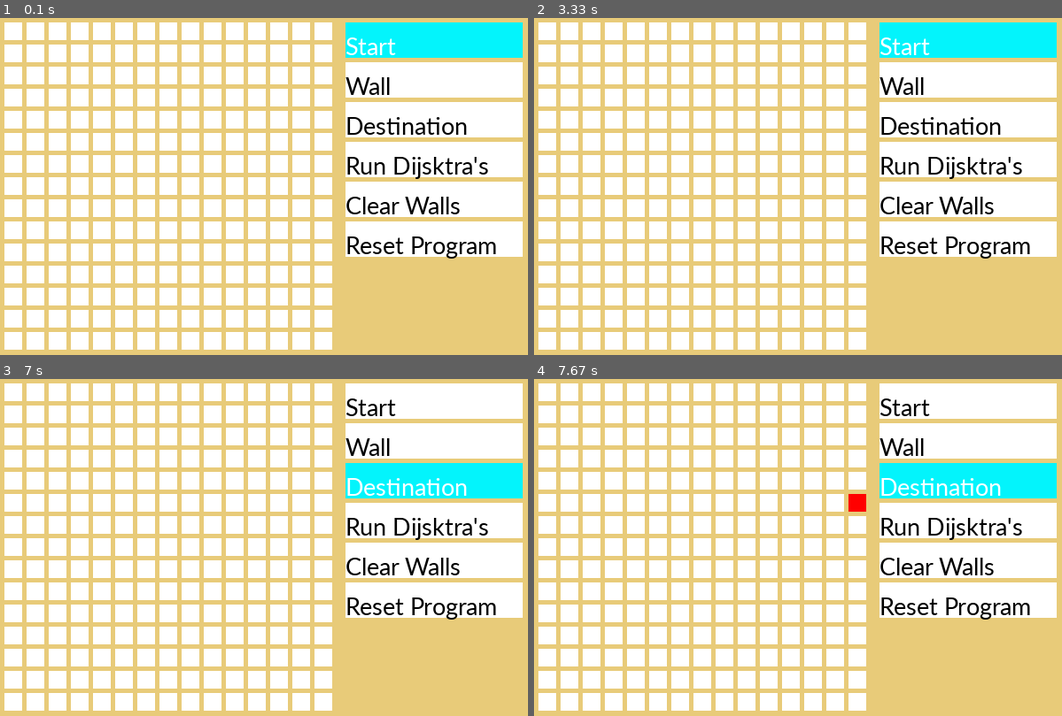
Above: before the commit, frames 1-4 (two rows, left to right).
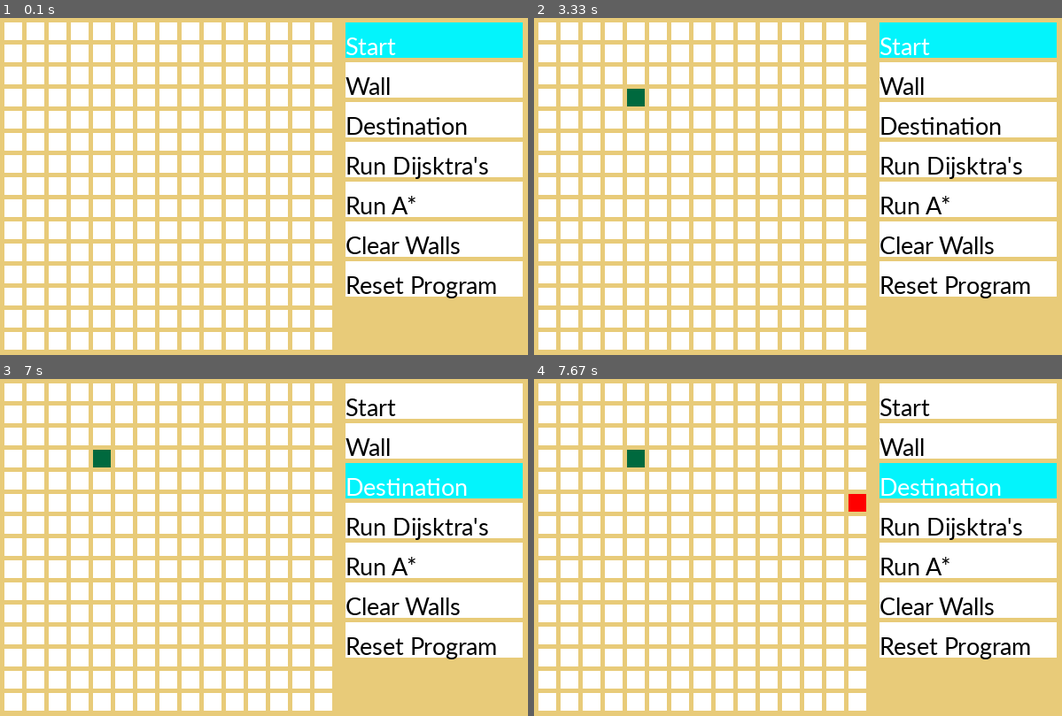
Above: after the commit, the same moments.

Repository: dattpatel99/Pathing-Finding-Algorithms
Game: pygame game, started from main.py
The game is run twice, just before and just after one commit, with the same random seed, the same clock (stepped at 60 frames per second) and the same inputs.
Inputs (mouse positions are in pixels of both pictures, inside the frame that each line leads up to):
- Up to frame 1 (0.1 s): no input
- Up to frame 2 (3.33 s): click (798, 240) at 0.38 s; click "Run Dijsktra's" at 0.72 s; click (outside the picture) at 1.05 s; click (914, 203) at 1.38 s, where only the run after the commit has a clickable "Run A*"; click "Reset Program" at 1.72 s; press the mouse at (outside the picture) at 2.03 s; move the mouse to (803, 270) at 2.13 s; release the mouse at (602, 132) at 2.27 s; click (629, 102) at 2.38 s; click (697, 135) at 2.72 s; click (961, 237) at 3.05 s
- Up to frame 3 (7 s): click (outside the picture) at 4.72 s; click (459, 709) at 5.95 s; click (459, 469) at 6.75 s
- Up to frame 4 (7.67 s): click (940, 665) at 7.12 s; click (861, 500) at 7.45 s

The runs differ from the first frame. In frame 1, 4.8% of the frame differs, in the area x 65-99%, y 52-84%; in frame 2, 5.0%, in the area x 17-99%, y 20-84%; in frame 3, 5.0%; in frame 4, 5.0%.

Commit message:
Implemented A Star Algorithm Future: Fix grid nodes

Diff:
--- a/AStar.py
+++ b/AStar.py
@@ -1,3 +1,6 @@
+from node import Node
+from utils import checkNeighbour
+from constants import INFITY, ROW_A_COMB, COL_A_COMB, ROW, COL, MX_FLT
 '''
 Need Node to have an g and h value. IF value of found g' is less than g or h' less than h replace.
 f = g + h
@@ -5,6 +8,43 @@
 Node == cell space
 '''
 
-class Astart(Node):
+class Astar(Node):
     def __init__(self):
-        pass
+        self.f = MX_FLT
+        self.g = MX_FLT
+        self.h = MX_FLT
+        self.open = False
+
+# Mutators
+    def setG(self,g):
+        self.g = g
+    def setF(self,f):
+        self.f = f
+    def setH(self,h):
+        self.h = h
+    def setOpen(self, op: bool):
+        self.open = op
+# Accessors
+    def getOpen(self):
+        return self.open
+    def getG(self):
+        return self.g
+    def getF(self):
+        return self.f
+    def getH(self):
+        return self.h
+
+# Behaviors
+
+    def findNeighbours(self, graph: list) -> list:
+        neighbours = []
+        for i in range(len(ROW_A_COMB)):
+            x_val = self.x + ROW_A_COMB[i]
+            y_val = self.y + COL_A_COMB[i]
+            if (x_val < 0 or x_val >= ROW) or (y_val < 0 or y_val >= COL):
+                pass
+            else:
+                possible_neigh = graph[x_val][y_val]
+                if(checkNeighbour(possible_neigh)):
+                    neighbours.append(possible_neigh)
+        return neighbours
--- a/DkAlgo.py
+++ b/DkAlgo.py
@@ -1,5 +1,6 @@
-from utils import Node
-from constants import INFITY
+from node import Node
+from utils import checkNeighbour
+from constants import INFITY, ROW_COMB, COL_COMB, ROW, COL
 
 '''
 InShort == is node in shortest path?
@@ -33,3 +34,17 @@
 	# Getters
 	def getDist(self)-> int:
 		return self.dist
+
+	    # Behaviors
+	def findNeighbours(self, graph: list) -> list:
+		neighbours = []
+		for i in range(len(ROW_COMB)):
+			x_value = self.x + ROW_COMB[i]
+			y_value = self.y + COL_COMB[i]
+			if (x_value < 0 or x_value >= ROW) or (y_value < 0 or y_value >= COL):
+				pass
+			else:
+				possible_neigh = graph[x_value][y_value]
+				if (checkNeighbour(possible_neigh)):
+					neighbours.append(possible_neigh)
+		return neighbours
--- a/PathFinding.py
+++ b/PathFinding.py
@@ -5,7 +5,7 @@
 '''Graph class for all grid related things'''
 class Graph():
 	def __init__(self, row, cols):
-		# NOTE: By default initialize as DK
+		# FIXME: By default initialize as DK
 		self._graph = self._initializeDK(row, cols)
 		self.source = None
 		self.destination = None
@@ -20,9 +20,8 @@
 			grid.append(temp)
 		return grid
 
-	# FIXME: Make init for A*
-	'''
-	def _initializeDK(self, row, col):
+	# FIXME: Find a way to initialize grid with Astar as per change in screen
+	def _initializeAStar(self, row, col):
 		grid = []
 		for i in range(row):
 			temp = []
@@ -30,7 +29,6 @@
 				temp.append(DKNode(i, j, INFITY))
 			grid.append(temp)
 		return grid
-	'''
 
 	# Setters
 	def setSource(self, row: int, col: int):
--- a/constants.py
+++ b/constants.py
@@ -1,9 +1,14 @@
 import sys
 
 INFITY = sys.maxsize
+MX_FLT = sys.float_info.max
+
+# For DK
 ROW_COMB = [0, 0, 1, -1]
 COL_COMB = [1, -1, 0, 0]
-
+# For AStar
+ROW_A_COMB = [0,0,1,-1,1,1,-1,-1]
+COL_A_COMB = [1,-1,0,0,1,-1,1,-1]
 # Colors
 BLACK = (0, 0, 0)
 WHITE = (255, 255, 255)
--- a/main.py
+++ b/main.py
@@ -8,7 +8,9 @@
 
  Explanation video: http://youtu.be/mdTeqiWyFnc
 """
-from utils import drawRect
+from utils import drawRect, aStarInsertionSort
+from util_astar import initiateAStarSource as initAStarSource
+from util_astar import caluclateF,caluclateG, caluclateH
 import pygame
 
 from tkinter import *
@@ -40,7 +42,59 @@
 # Used to manage how fast the screen updates
 clock = pygame.time.Clock()
 
-def run(graph: Graph):
+def runAStar(graph: Graph):
+    open_list = list
+    source = graph.getSource()
+    # Check for source block
+    if source == None:
+        return None, "No Source set"
+    source.setVisited()
+    # Check for destination
+    destination = graph.getDestination()
+    if destination == None:
+        return None, "No Destination set"
+
+    # Init the source block values
+    initAStarSource(source)
+    open_list.insert(source)
+    reached = False
+
+    # Algo loop
+    while open_list.length() != 0:
+        cur_node = open_list.pop(0)
+        neigh = cur_node.findNeighbours(graph)
+        cur_node.setVisited()
+        for each in neigh:
+            if each == destination:
+                reached = True
+                each.setPrev(cur_node)
+                break
+            else:
+                gNew = caluclateG(cur_node.getG())
+                hNew = caluclateH(each, destination)
+                fNew = caluclateF(gNew,hNew)
+                if (each not in open_list):
+                    open_list = aStarInsertionSort(open_list, each)
+                    each.setPrev(cur_node)
+                    each.setG(gNew)
+                    each.setH(hNew)
+                    each.setF(fNew)
+                else:
+                    if (fNew < each.getF()):
+                        each.setPrev(cur_node)
+                        each.setG(gNew)
+                        each.setH(hNew)
+                        each.setF(fNew)
+                        each.setF(fNew)
+        # Show progress
+        drawGrid()
+        pygame.display.flip()
+        clock.tick(60)
+        if reached:
+            break
+    return reached, "Path Found"
+
+def runDj(graph: Graph):
     #qeue to hold list of nodes to check
     nodes_check = Queue()
     source = graph.getSource()
@@ -53,6 +107,9 @@
     if destination == None:
         return None, "No Destination set"
 
+    '''
+    This section is DK if possible move to a different function
+    '''
     nodes_check.insert(source)
     reached = False
 
@@ -69,6 +126,7 @@
             each.setVisited()
             each.setDist(cur_node.getDist() + 1)
             nodes_check.insert(each)
+        # Show progress
         drawGrid()
         pygame.display.flip()
         clock.tick(60)
@@ -124,11 +182,18 @@
         if i != len(buttonList)-1:
             verPos += (BUTTON_VER + BUTTON_H)
 
-    # For Running Algorithm
+    # For Running DJK Algorithm
     verPos += (BUTTON_VER + BUTTON_H)
     drawRect(screen, BUTTON_COLOR, horPos, verPos, BUTTON_W, BUTTON_H)
 
     text = FONT.render('Run Dijsktra\'s' , True , TEXT_COLOR)
+    screen.blit(text, (horPos,verPos+10))
+
+    # For Running A Start
+    verPos += (BUTTON_VER + BUTTON_H)
+    drawRect(screen, BUTTON_COLOR, horPos, verPos, BUTTON_W, BUTTON_H)
+
+    text = FONT.render('Run A*' , True , TEXT_COLOR)
     screen.blit(text, (horPos,verPos+10))
 
     # Clear Walls Program
@@ -207,15 +272,18 @@
                 else:
                     if ver == 3:
                         grid.resetForReRun()
-                        found, ALERT_MESSAGE = run(grid)
+                        found, ALERT_MESSAGE = runDj(grid)
                         if found:
                             grid.setPath()
                         elif found == False:
                             ALERT_MESSAGE = "No Path Found"
                         handleRunResult(grid, found)
                     elif ver == 4:
+                        #FIXME: Change grid to A* algorithm
+                        runAStar(grid)
+                    elif ver == 5:
                         grid.clearWalls()
-                    elif ver == 5:
+                    elif ver == 6:
                         grid.resetAll()
         elif event.type == pygame.MOUSEBUTTONUP:
             if current == "Wall":
--- /dev/null
+++ b/node.py
@@ -0,0 +1,36 @@
+# Node class
+class Node (object):
+    def __init__(self, posx: int, posy: int):
+        self.x = posx
+        self.y = posy
+        self.visited = False
+        self.previousNode = None
+        self.type = None
+        self.inShort = False
+    # Mutators
+    def setType(self, newType):
+        self.type = newType
+
+    def setVisited(self):
+        self.visited = True
+
+    def setPrev(self, prev):
+        self.previousNode = prev
+
+    def setInShort(self):
+        self.inShort = True
+    # Accessors
+    def getType(self):
+        return self.type
+
+    def getVisited(self) -> bool:
+        return self.visited
+
+    def getPrev(self):
+        return self.previousNode
+
+    def getInShort(self):
+        return self.inShort
+
+    def getPosition(self) -> str:
+        return "(" + str(self.x) + "," + str(self.y) + ")"
--- /dev/null
+++ b/test_utils.py
@@ -0,0 +1,16 @@
+from utils import aStarInsertionSort
+from AStar import Astar
+def testInsertion():
+    a = Astar()
+    a.setF(1.0)
+    b = Astar()
+    b.setF(3.0)
+    c = Astar()
+    c.setF(5.0)
+    d = Astar()
+    d.setF(2.0)
+    ls = [a,b,c]
+
+    assert [a,d,b,c] == aStarInsertionSort(ls, d)
+
+testInsertion()
--- /dev/null
+++ b/util_astar.py
@@ -0,0 +1,15 @@
+from cmath import sqrt
+from AStar import Astar
+
+def initiateAStarSource(node: Astar):
+    node.setF(0.0)
+    node.setG(0.0)
+    node.setH(0.0)
+
+def caluclateG(prevG: float):
+    return 1.0 + prevG
+def caluclateH(curNode, dest):
+    something = (curNode.x - dest.x)**2 + (curNode.y - dest.y)**2
+    return sqrt(something)
+def caluclateF(g: float, h: float):
+    return (g + h)
--- a/utils.py
+++ b/utils.py
@@ -1,61 +1,40 @@
 import pygame
 from constants import ROW_COMB, COL_COMB, ROW, COL
+from node import Node
+
+def aStarInsertionSort(ls: list, node):
+    ls.append(node)
+    # Traverse through 1 to len(arr)
+    i = len(ls)-1
+    key = ls[i]
+    j = i-1
+    while j >= 0 and key.getF() < ls[j].getF():
+        ls[j + 1] = ls[j]
+        j -= 1
+    ls[j + 1] = key
+    return ls
 
 def drawRect(screen, color, startPosHor, startPosVer, horizontalWidth, verticalHeight):
     pygame.draw.rect(
         screen, color, [startPosHor, startPosVer, horizontalWidth, verticalHeight]
     )
 
+# FIXME: For Future, Trial general neighbour function
+def findNeighbours(graph: list, curNode: Node, rowComb: list,colComb: list):
+    neighbours = []
+    for i in range(len(rowComb)):
+        x_val = curNode.x + rowComb[i]
+        y_val = curNode.y + colComb[i]
+        if (x_val < 0 or x_val >= ROW) or (y_val < 0 or y_val >= COL):
+            pass
+        else:
+            possible_neigh = graph[x_val][y_val]
+            if(checkNeighbour(possible_neigh)):
+                neighbours.append(possible_neigh)
+    return neighbours
 
-class Node (object):
-    def __init__(self, posx: int, posy: int):
-        self.x = posx
-        self.y = posy
-        self.visited = False
-        self.previousNode = None
-        self.type = None
-        self.inShort = False
-    # Mutators
-    def setType(self, newType):
-        self.type = newType
-
-    def setVisited(self):
-        self.visited = True
-
-    def setPrev(self, prev):
-        self.previousNode = prev
-
-    def setInShort(self):
-        self.inShort = True
-    # Accessors
-    def getType(self):
-        return self.type
-
-    def getVisited(self) -> bool:
-        return self.visited
-
-    def getPrev(self):
-        return self.previousNode
-
-    def getInShort(self):
-        return self.inShort
-
-    def getPosition(self) -> str:
-        return "(" + str(self.x) + "," + str(self.y) + ")"
-
-    # Behaviors
-    def findNeighbours(self, graph: list) -> list:
-        neighbours = []
-        for i in range(len(ROW_COMB)):
-            x_value = self.x + ROW_COMB[i]
-            y_value = self.y + COL_COMB[i]
-            if (x_value < 0 or x_value >= ROW) or (y_value < 0 or y_value >= COL):
-                pass
-            else:
-                possible_neigh = graph[x_value][y_value]
-                if (
-                    possible_neigh.getType() != "Wall"
-                    and possible_neigh.getVisited() != True
-                ):
-                    neighbours.append(possible_neigh)
-        return neighbours
+# Check if node can be a successor
+def checkNeighbour(neigh: Node):
+    if (neigh.getType() != "Wall" and neigh.getVisited() != True):
+        return True
+    return False
